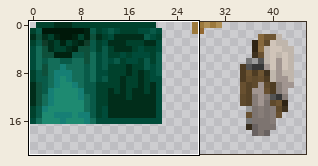
Two states of a pixel-art sprite, capes/Natzival.png. Above, an overview of the earlier version with the close-up marked.
Close-up. Earlier state:
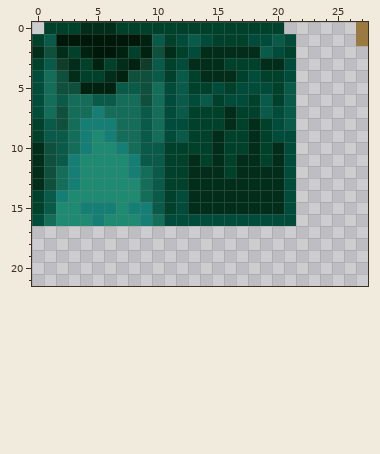
The file is 46x22 pixels. Colours within 5 levels of each other are drawn and written as one. Shown: x 0..27, y 0..21.
After the commit:
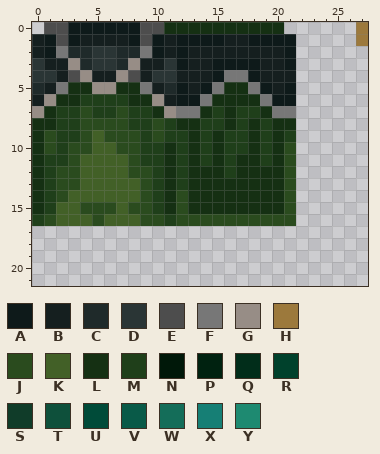
Palette (. is transparent): A #0e1a1a  B #151f1f  C #1f2a2a  D #2a3535  E #4d4d4d  F #777777  G #978d86  H #9c793c  J #2a4b1e  K #426027  L #153013  M #1f3f1a  N #001809  P #002210  Q #012d1a  R #00412c  S #103c29  T #0e503b  U #004b39  V #095a48  W #146d59  X #167f75  Y #1e8a71
The edit:
Changed rows in their new state; - is an unchanged pixel.
first column x 0:
 0 -EEAAAAAAEELLLLLLLLLL-
 1 BAEABBBBAEABAAAABBAAAA
 2 BAFCCDDCCFABABBBBBBBBA
 3 DBBGCDDCGBBDABBAAAABBA
 4 DDBEGBBGEBDDBBBAFFABBB
 5 CBFLLGGLLFBCABAFLLFABA
 6 BGLLMMMMLLGBAAFLLLLFAA
 7 GLMMJMMJMMLGFFLMLMMLFF
 8 LLMMJJJJMMJMLLMMLMLMLL
 9 LJMMJKJJJMJMMLMLMMLMLM
10 LJMJJKKJJMMLMLMLMMLMLJ
11 LMMJKKKKJMMLMLMLMLLMLJ
12 LMJJKKKKJJMLMLLLMLLLLJ
13 LMJJKKKKKJMLMLLLLLLLLJ
14 LMJKKKKKKJMLJLLLLLLLLJ
15 LMKKJJJKJJMLJLLLLLLLLJ
16 MJKKKJKKKJJMJJJJJJJJJJ
